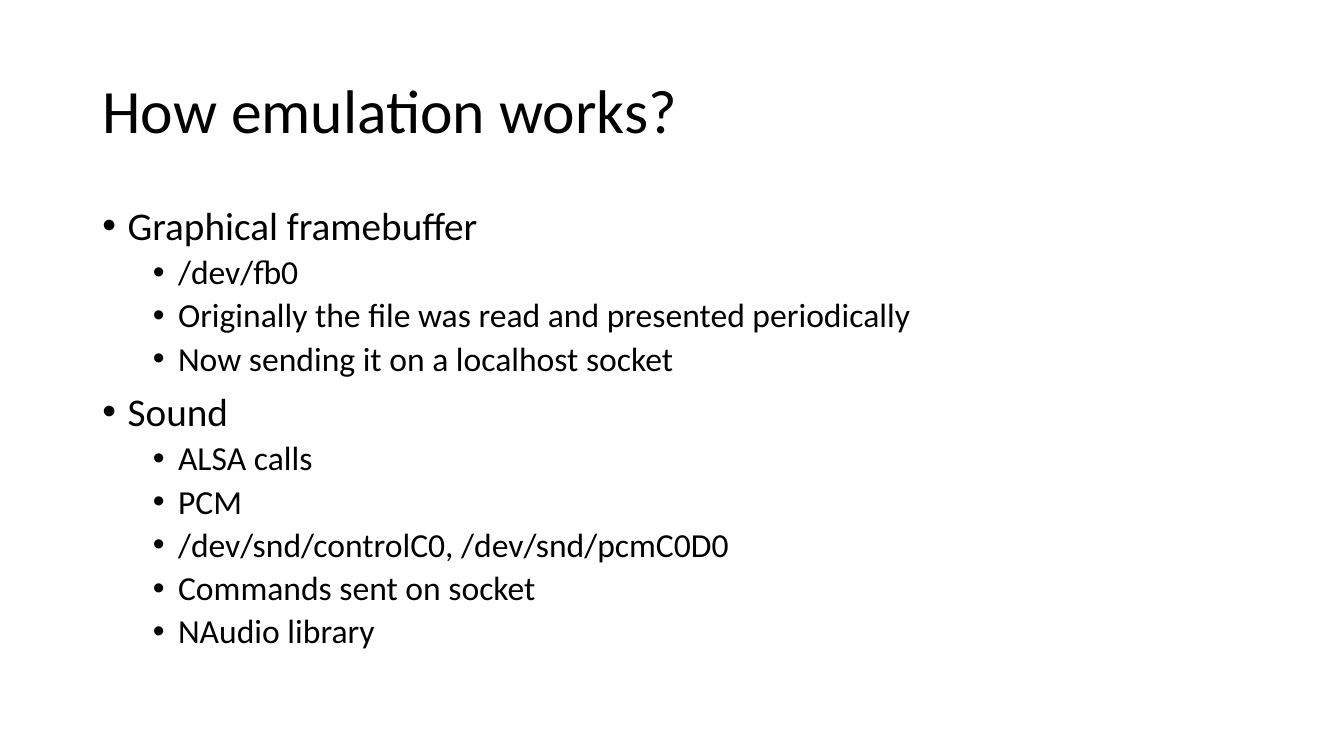
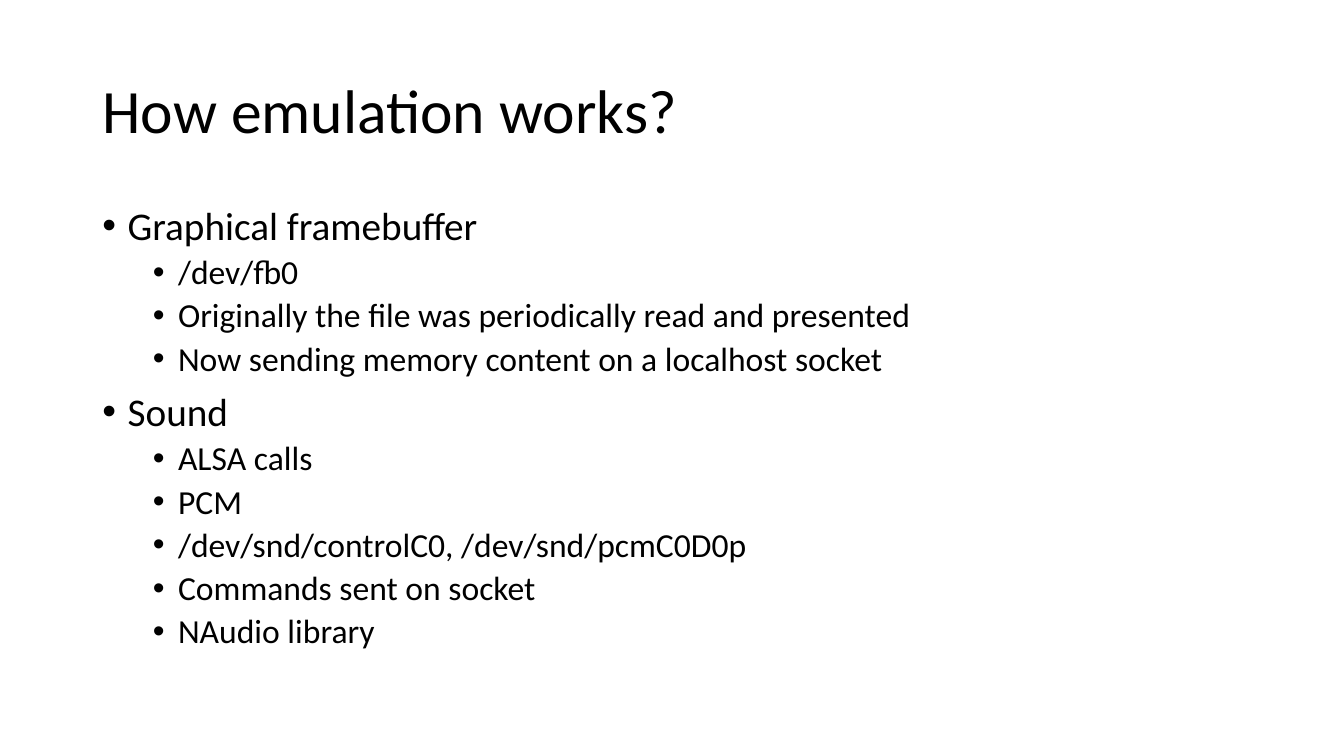
Before and after one commit to kpocza/LoWe, a slide deck: slide 19 of talks/entdev170222/EntDev170222_MSLovesLinux.pptx. Drawn at 1344x756 pixels with LibreOffice and Linux fonts; fonts in the diff are those of the drawing. Boxes give left, top, right and bottom in pixels: in the first picture for what was removed or moved away, otherwise in the second. Text is boxed around its words. In the diff, an @@ line names an element or a change of style, - is before the commit and + after.

Commit message:
Text paste support, updates to pptx

```diff
--- a/talks/entdev170222/EntDev170222_MSLovesLinux.pptx
+++ b/talks/entdev170222/EntDev170222_MSLovesLinux.pptx
@@ text at box(178, 303, 910, 377): text changed @@
-  • Originally the file was read and presented periodically
-  • Now sending it on a localhost socket
+  • Originally the file was periodically read and presented
+  • Now sending memory content on a localhost socket
@@ text at box(178, 533, 746, 563): text changed @@
-  • /dev/snd/controlC0, /dev/snd/pcmC0D0
+  • /dev/snd/controlC0, /dev/snd/pcmC0D0p
```
Also in this commit, not shown: 9 other slides changed, 5 other files.
